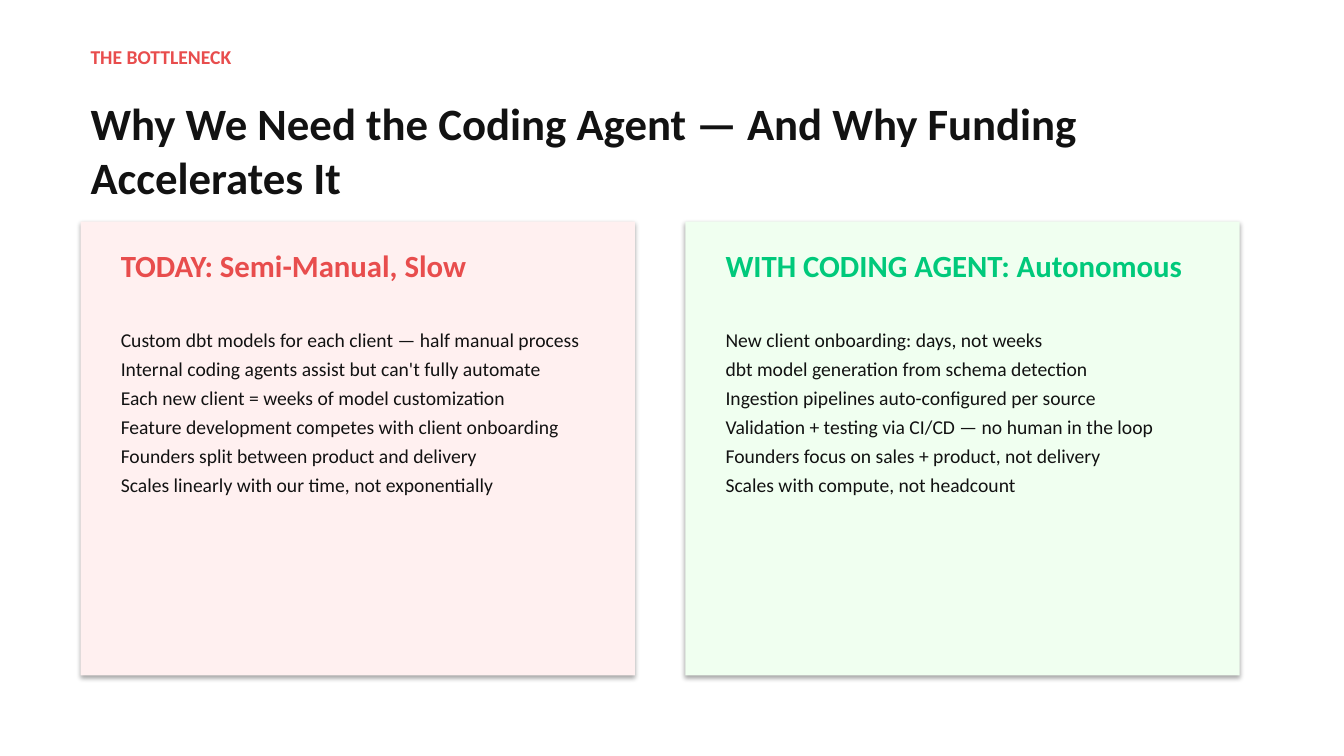
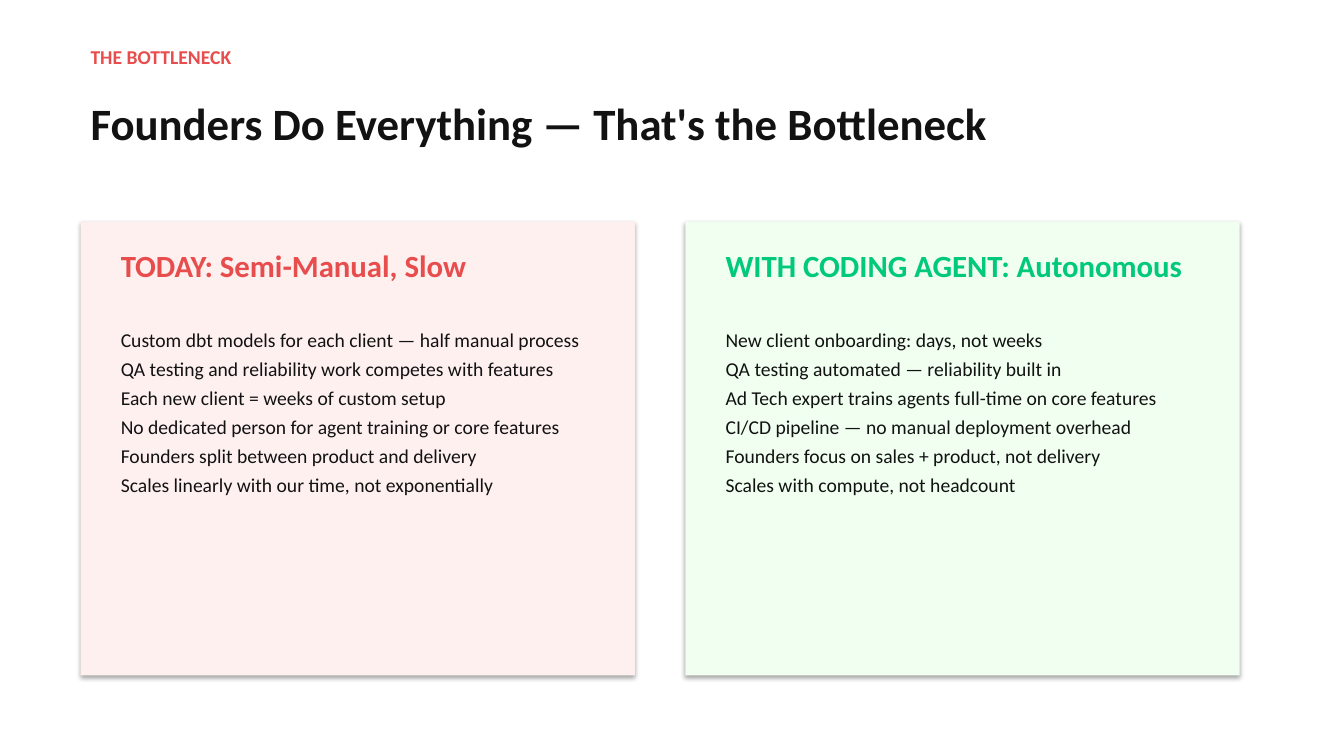
Before and after one commit to kostaspaps/NG, a slide deck: slide 7 of Lupe_Investor_Deck.pptx. Drawn at 1344x756 pixels with LibreOffice and Linux fonts; fonts in the diff are those of the drawing. Boxes give left, top, right and bottom in pixels: in the first picture for what was removed or moved away, otherwise in the second. Text is boxed around its words. In the diff, an @@ line names an element or a change of style, - is before the commit and + after.

Commit message:
inv pitch

```diff
--- a/Lupe_Investor_Deck.pptx
+++ b/Lupe_Investor_Deck.pptx
@@ text at [91, 108, 986, 148]: text changed @@
-Why We Need the Coding Agent — And Why Funding Accelerates It
+Founders Do Everything — That's the Bottleneck
@@ text at [121, 362, 559, 438]: text changed @@
-Internal coding agents assist but can't fully automate
-Each new client = weeks of model customization
-Feature development competes with client onboarding
+QA testing and reliability work competes with features
+Each new client = weeks of custom setup
+No dedicated person for agent training or core features
@@ text at [726, 362, 1156, 437]: text changed @@
-dbt model generation from schema detection
-Ingestion pipelines auto-configured per source
-Validation + testing via CI/CD — no human in the loop
+QA testing automated — reliability built in
+Ad Tech expert trains agents full-time on core features
+CI/CD pipeline — no manual deployment overhead
```
Also in this commit, not shown: 4 other slides changed, 1 slide added, 1 slide removed, 1 other file.
